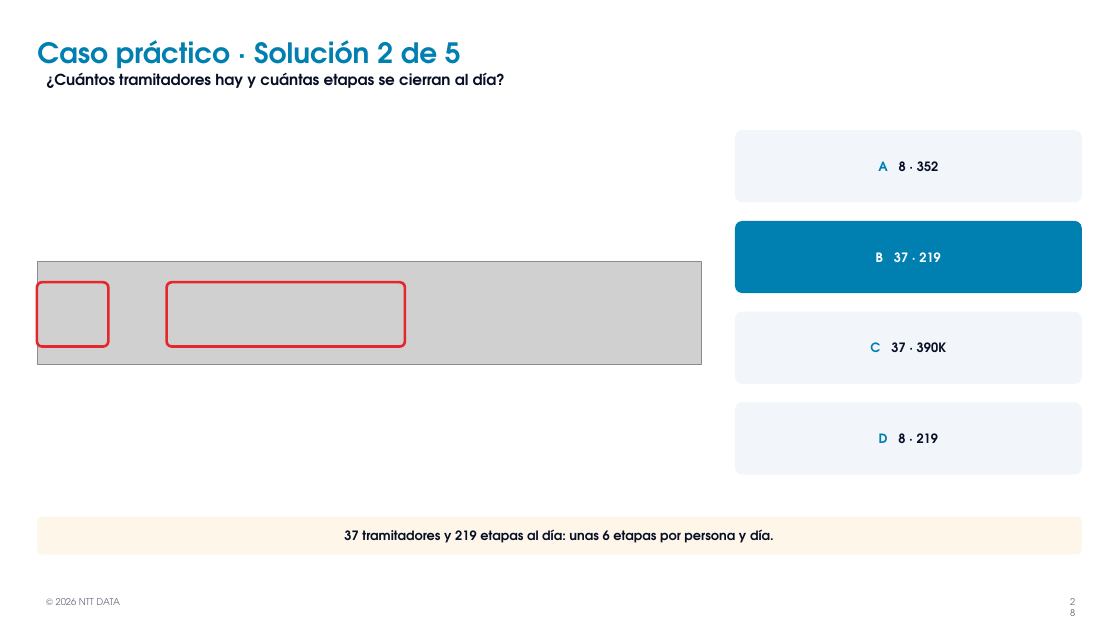
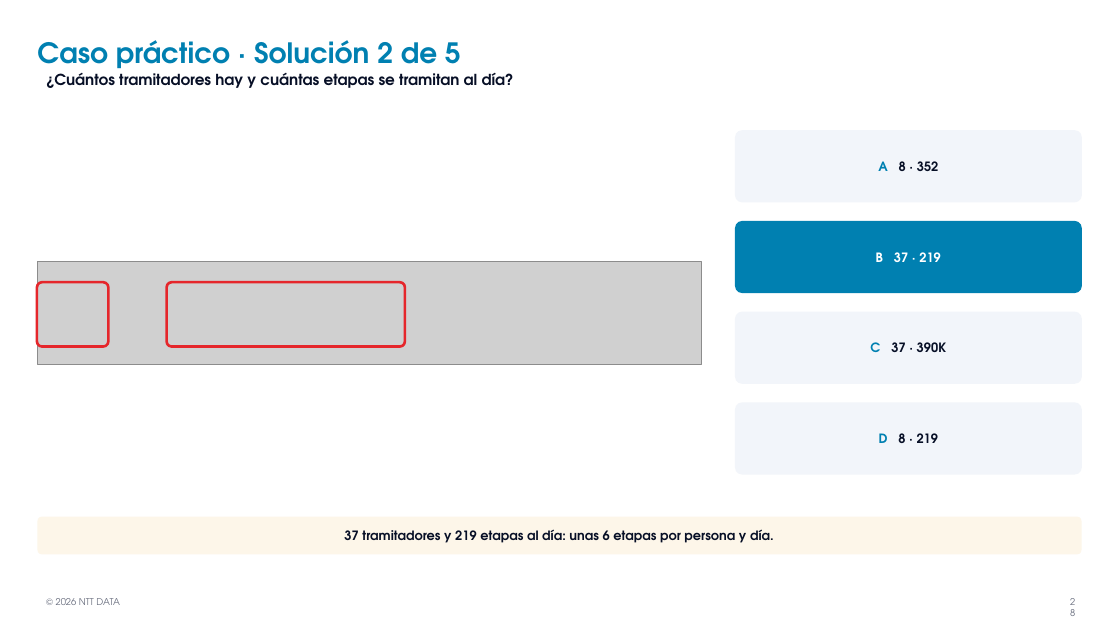
Before and after one commit to AnthonyXerri/Pruebas, a slide deck: slide 28 of mockups/Formacion_Celonis_PnC.pptx. Drawn at 1120x630 pixels with LibreOffice and Linux fonts; fonts in the diff are those of the drawing; grey boxes stand for pictures; background and template pictures are left out. Boxes give left, top, right and bottom in pixels: in the first picture for what was removed or moved away, otherwise in the second. Text is boxed around its words. In the diff, an @@ line names an element or a change of style, - is before the commit and + after.

```diff
--- a/mockups/Formacion_Celonis_PnC.pptx
+++ b/mockups/Formacion_Celonis_PnC.pptx
@@ text at [46,73,514,88]: text changed @@
-¿Cuántos tramitadores hay y cuántas etapas se cierran al día?
+¿Cuántos tramitadores hay y cuántas etapas se tramitan al día?
```
Also in this commit, not shown: 22 other slides changed.
